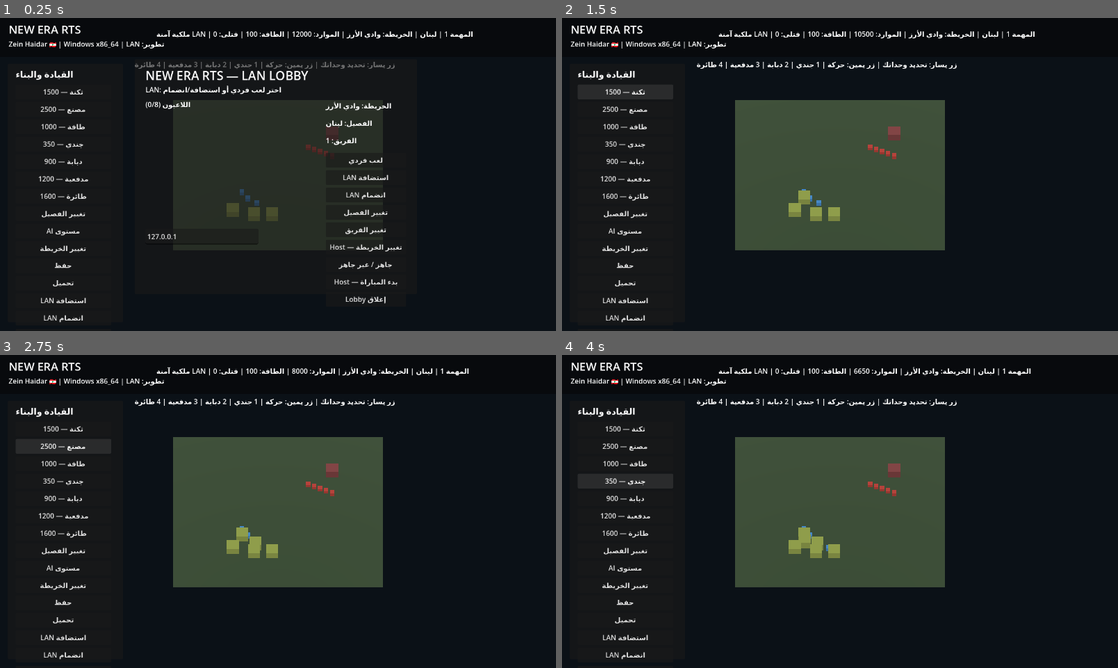
Above: before the commit, frames 1-4 (two rows, left to right).
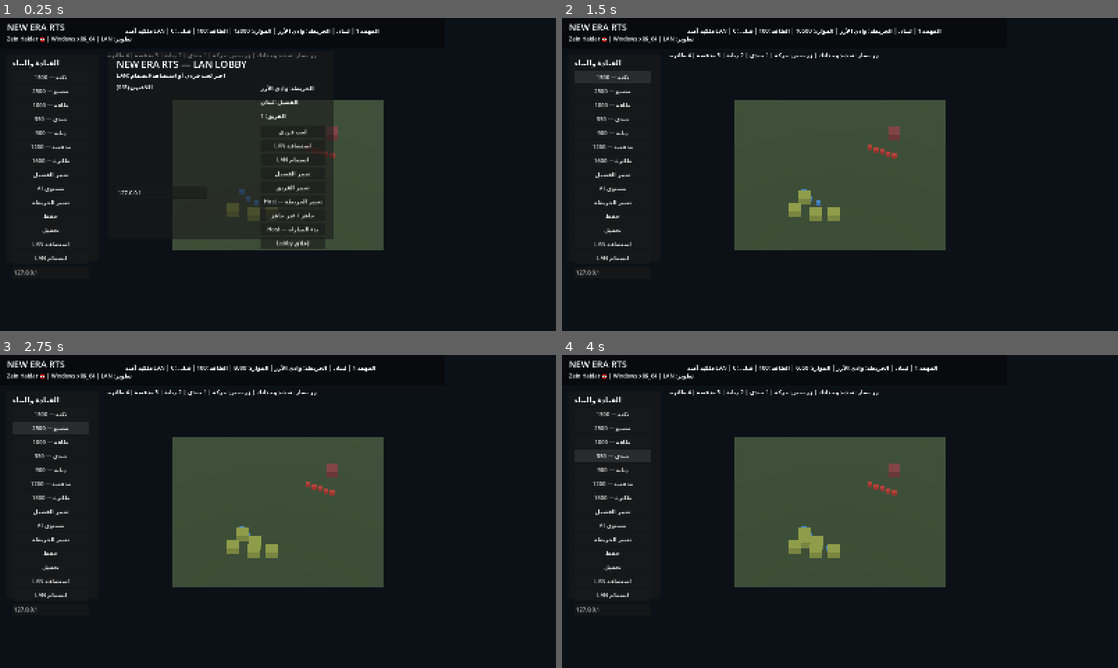
Above: after the commit, the same moments.

Repository: gsgsghdv-pixel/NEW-ERA-RTS
Game: Godot game, scene res://scenes/main.tscn
Same seed, same stepped clock (60 frames per second), same inputs: the game is played once before the commit and once after it.
Inputs:
- Up to frame 1 (0.25 s): no input
- Up to frame 2 (1.5 s): click "لعب فردي" at 0.5 s; click "ثكنة — 1500" at 1.25 s
- Up to frame 3 (2.75 s): click "مصنع — 2500" at 2 s
- Up to frame 4 (4 s): click "طاقة — 1000" at 2.75 s; click "جندي — 350" at 3.5 s

The runs differ from the first frame. In frame 1, 11% of the frame differs, in the area x 1-85%, y 1-98%; in frame 2, 4.0%; in frame 3, 4.0%; in frame 4, 4.0%.

Commit message:
Modernize game resolution and display settings

Diff:
--- a/project.godot
+++ b/project.godot
@@ -1,4 +1,4 @@
-; NEW ERA RTS v0.24 Integrated Release Candidate
+; NEW ERA RTS - Modern RTS presentation
 ; Godot 4.7.2 Stable target
 config_version=5
 
@@ -8,10 +8,12 @@
 config/features=PackedStringArray("4.7")
 
 [display]
-window/size/viewport_width=1280
-window/size/viewport_height=720
-window/size/window_width_override=1280
-window/size/window_height_override=720
+window/size/viewport_width=1600
+window/size/viewport_height=900
+window/size/window_width_override=1600
+window/size/window_height_override=900
+window/stretch/mode="canvas_items"
+window/handheld/orientation=1
 
 [rendering]
 renderer/rendering_method="gl_compatibility"
